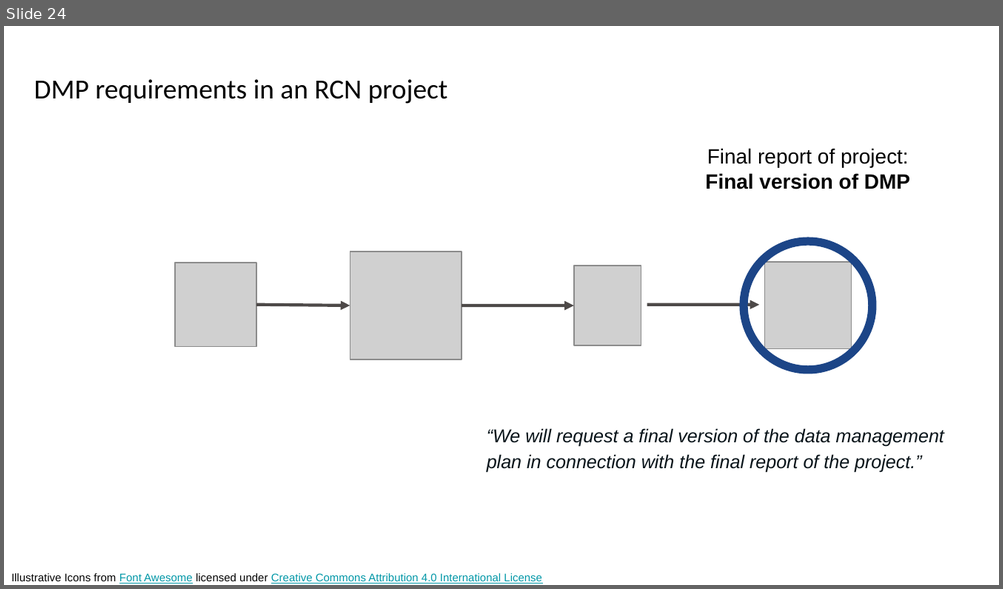
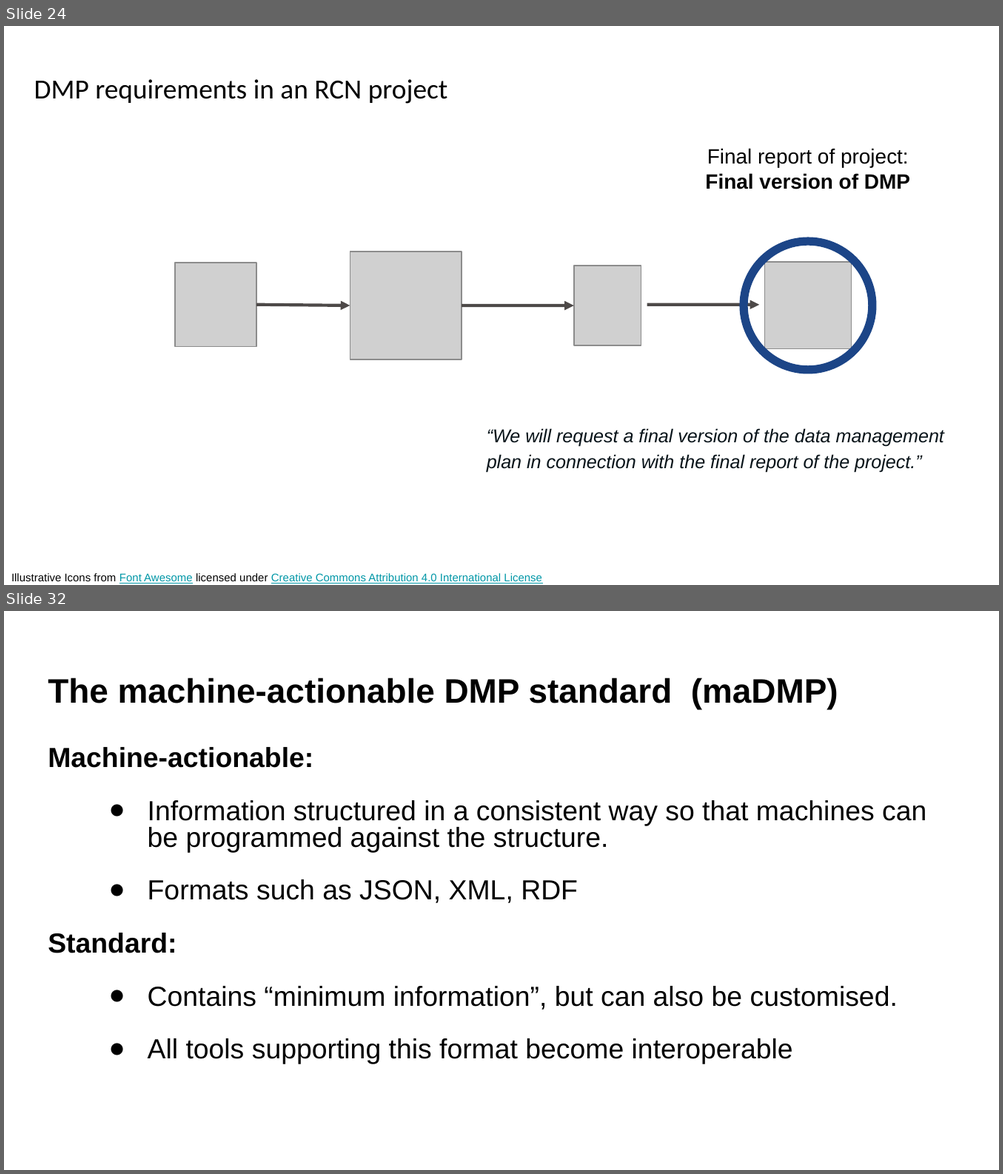
Before and after one commit to ELIXIR-Norway-Training/DMP-writing-workshop, a slide deck: 02_DMP_requirements.odp. Shown one above the other, each under a label of ours: slide 24 before the commit, slides 24 and 32 after it; the slides between them are not shown. The pictures are 1003x589 and 1003x1174 pixels, drawn with LibreOffice and Linux fonts; fonts in the diff are those of the drawing; grey boxes stand for pictures. Boxes give left, top, right and bottom in pixels: in the first picture for what was removed or moved away, otherwise in the second. Text is boxed around its words. In the diff, an @@ line names an element or a change of style, - is before the commit and + after.

```diff
--- a/02_DMP_requirements.odp
+++ b/02_DMP_requirements.odp
@@ slide 32 added at (4,611,999,1170), background #FFFFFF @@
@@ title added at (48,678,838,709), 24.6 pt, text #000000, bold @@
+The machine-actionable DMP standard (maDMP)
@@ text added at (48,747,926,1065), 20 pt, text #000000 @@
+Machine-actionable:
+● Information structured in a consistent way so that machines can be programmed against the structure.
+● Formats such as JSON, XML, RDF
+Standard:
+● Contains “minimum information”, but can also be customised.
+● All tools supporting this format become interoperable
```
Also in this commit, not shown: 1 slide changed, 16 other slides added, 8 slides removed, 1 other file.
